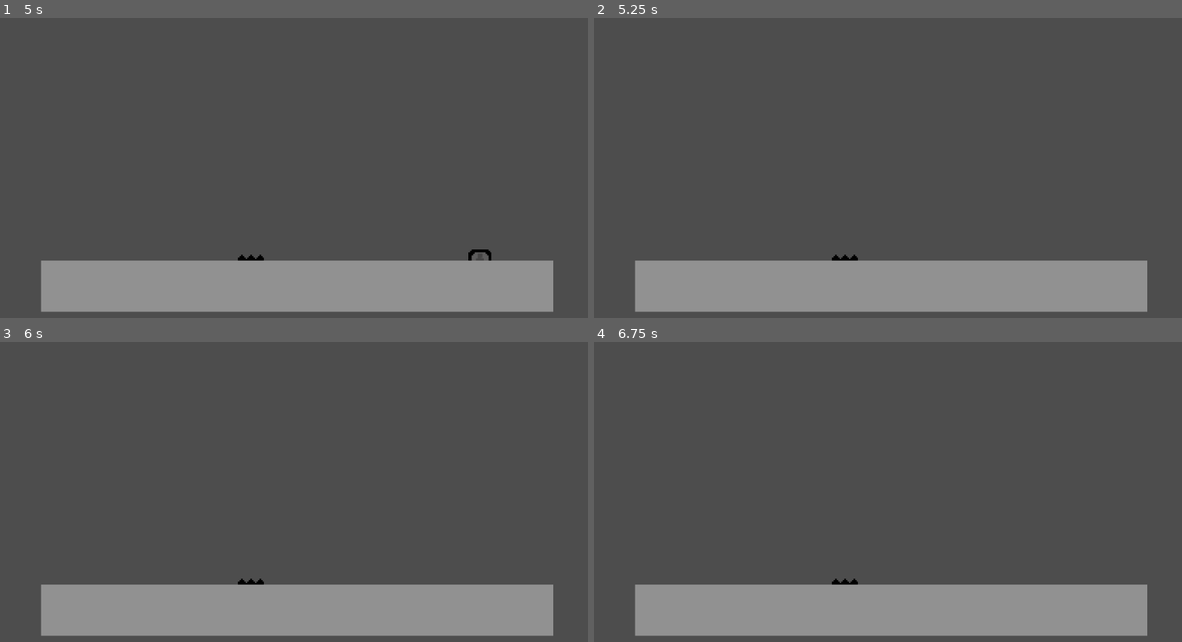
Above: before the commit, frames 1-4 (two rows, left to right).
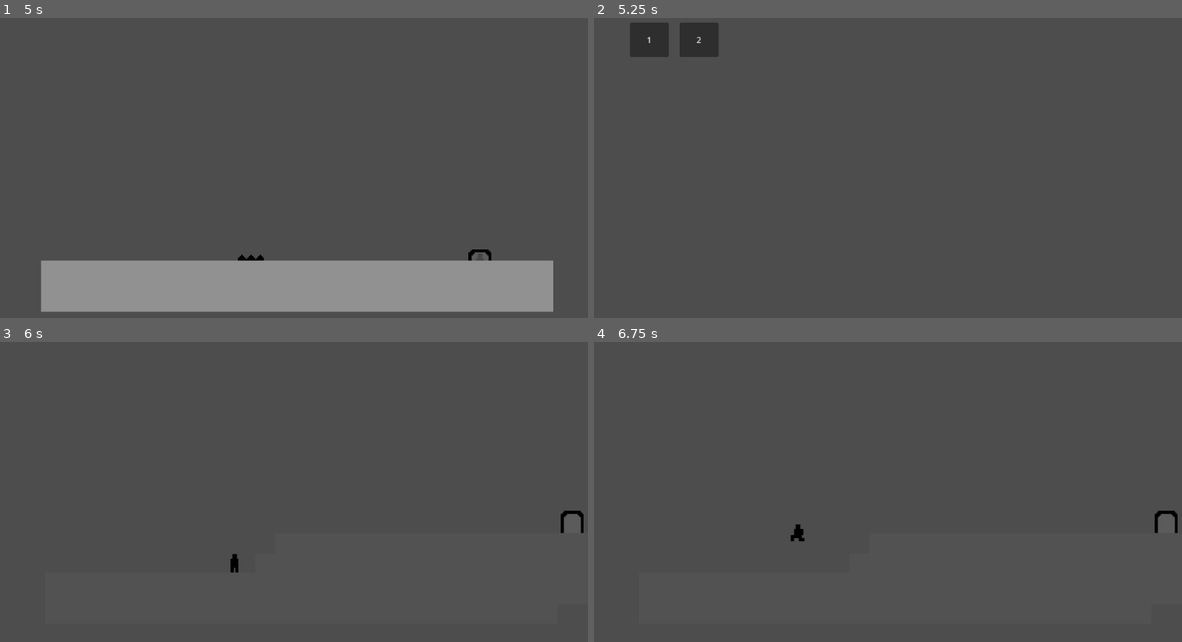
Above: after the commit, the same moments.

Repository: Pipousek/RageQuit-Godot-Game
Game: Godot game, scene res://scenes/world_2.tscn
Two runs of this game, one before a commit and one after it. Both use one fixed random seed, a clock stepped at 60 frames per second and the inputs below. This scene is started directly instead of the project's main scene.
Inputs (mouse positions are in pixels of both pictures, inside the frame that each line leads up to):
- Up to frame 1 (5 s): tap Enter at 0.5 s; hold D (move_right) 0.53-2.03 s; tap Space (jump) at 0.77, 1.52, 3.02, 3.77, 4.52 s; hold A (move_left) 2.03-2.78 s; hold D (move_right) 2.78-4.28 s; hold A (move_left) from 4.28 s (still down)
- Up to frame 2 (5.25 s): release A (move_left) at 5.03 s; hold D (move_right) from 5.03 s (still down)
- Up to frame 3 (6 s): release D (move_right) at 5.75 s; click (52, 363) at 5.75 s, where only the run after the commit has a clickable "1"
- Up to frame 4 (6.75 s): tap Space (jump) at 6.5 s; hold A (move_left) from 6.53 s (still down)

Frame 1 is identical in both runs. In frame 2, 17% of the frame differs, in the area x 6-95%, y 1-99%; in frame 3, 15%; in frame 4, 15%.

Commit message:
fix: freeze after character get into gate

Diff:
--- a/scripts/gate.gd
+++ b/scripts/gate.gd
@@ -8,6 +8,6 @@
 	$Player.show()
 	$AnimationPlayer.play("gate_animation")
 
-func _on_animation_player_animation_finished():
+func _on_animation_player_animation_finished(anim_name):
 	$AnimationPlayer.play("RESET")
 	get_tree().change_scene_to_file("res://scenes/control.tscn")
--- a/scripts/spikes.gd
+++ b/scripts/spikes.gd
@@ -4,8 +4,6 @@
 	call_deferred("_change_scene")
 
 func _change_scene():
-	# Retrieve the current scene's path
 	var scene_path = get_tree().current_scene.scene_file_path
 	print(scene_path)
-	# Use change_scene instead of change_scene_to_file
 	get_tree().change_scene_to_file(scene_path)
Not shown, changed: .gitignore
